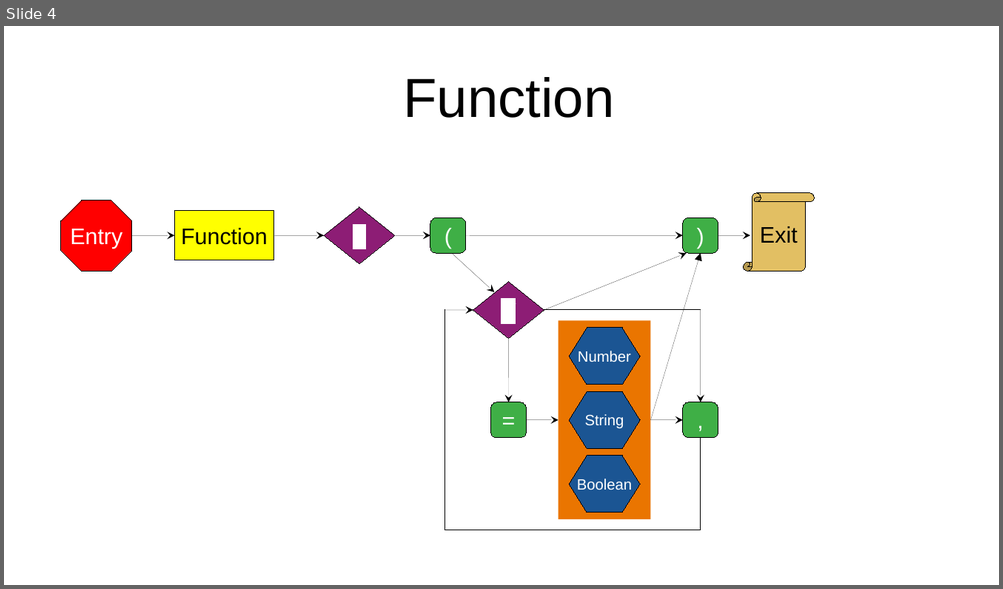
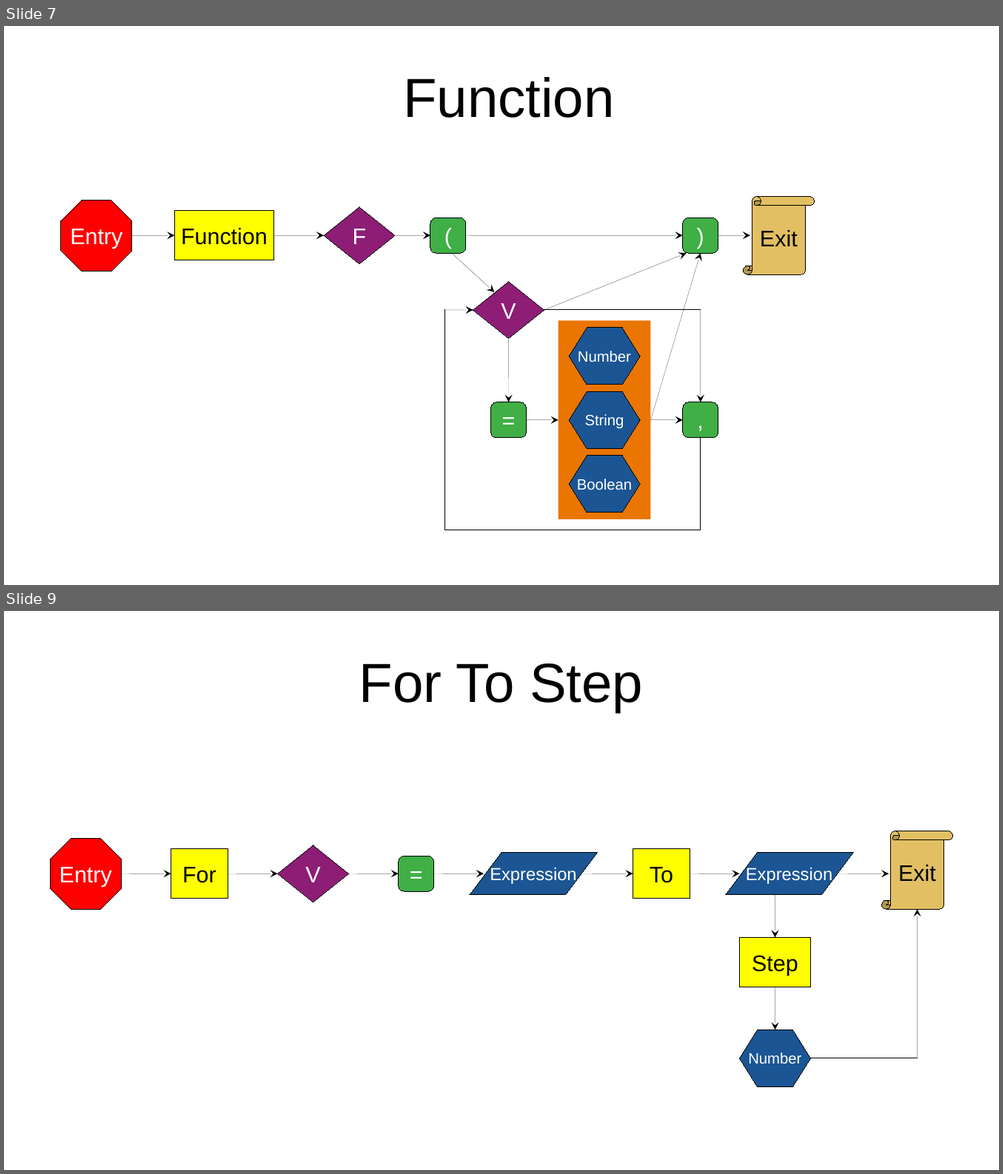
Before and after one commit to SparkFountain/BlitzBasicScript, a slide deck: assets/Grammar.odp. Shown one above the other, each under a label of ours: slide 4 before the commit, slides 7 and 9 after it; the slides between them are not shown. The pictures are 1003x589 and 1003x1174 pixels, drawn with LibreOffice and Linux fonts; fonts in the diff are those of the drawing. Boxes give left, top, right and bottom in pixels: in the first picture for what was removed or moved away, otherwise in the second. Text is boxed around its words. In the diff, an @@ line names an element or a change of style, - is before the commit and + after.

```diff
--- a/assets/Grammar.odp
+++ b/assets/Grammar.odp
@@ slide 9 added at (4, 611, 999, 1170), background #FFFFFF @@
@@ title added at (359, 664, 643, 712), 44 pt, text #000000 @@
+For To Step
@@ vertical scroll added at (881, 832, 953, 910), fill #E2BF63, outline #000000 0 pt, 18 pt, text #000000 @@
+Exit
@@ octagon added at (50, 838, 122, 910), fill #FF0000, outline #000000 0 pt, 18 pt, text #FFFFFF @@
+Entry
@@ rectangle added at (171, 849, 227, 899), fill #FFFF00, outline #000000 0 pt, 18 pt, text #000000 @@
+For
@@ diamond added at (278, 846, 349, 903), fill #8D1D75, outline #000000 0 pt, 18 pt, text #FFFFFF @@
+V
@@ parallelogram added at (469, 853, 597, 895), fill #1B5593, outline #000000 0 pt, 14 pt, text #FFFFFF @@
+Expression
@@ rectangle added at (633, 849, 690, 899), fill #FFFF00, outline #000000 0 pt, 18 pt, text #000000 @@
+To
@@ parallelogram added at (725, 853, 854, 895), fill #1B5593, outline #000000 0 pt, 14 pt, text #FFFFFF @@
+Expression
@@ arrow added from (122, 874) to (171, 874), #000000 0 pt @@
@@ arrow added from (227, 874) to (278, 874), #000000 0 pt @@
@@ arrow added from (349, 874) to (398, 874), #000000 0 pt @@
@@ rounded rectangle added at (398, 857, 434, 891), fill #3FAF46, outline #000000 0 pt, 18 pt, text #FFFFFF @@
+=
@@ arrow added from (434, 874) to (484, 874), #000000 0 pt @@
@@ arrow added from (583, 874) to (633, 874), #000000 0 pt @@
@@ arrow added from (690, 874) to (740, 874), #000000 0 pt @@
@@ arrow added from (839, 874) to (888, 874), #000000 0 pt @@
@@ arrow added from (775, 895) to (775, 937), #000000 0 pt @@
@@ arrow added from (917, 1059) to (917, 910), #000000 0 pt @@
@@ rectangle added at (740, 937, 811, 988), fill #FFFF00, outline #000000 0 pt, 18 pt, text #000000 @@
+Step
@@ arrow added from (775, 988) to (775, 1031), #000000 0 pt @@
@@ hexagon added at (740, 1031, 811, 1088), fill #1B5593, outline #000000 0 pt, 12 pt, text #FFFFFF @@
+Number
@@ line added from (811, 1059) to (917, 1059), #000000 0 pt @@
@@ what was slide 4 is now slide 7 @@
@@ slide 7 changed as well @@
@@ vertical scroll "Exit": place and size @@
-vertical scroll "Exit" at (743, 193, 814, 272)
+vertical scroll "Exit" at (743, 197, 814, 275)
@@ diamond "F" at (324, 207, 395, 264): highlight #FFFFFF to none @@
@@ arrow (651, 420) - (701, 253): arrowheads changed @@
@@ diamond "V" at (473, 281, 545, 338): highlight #FFFFFF to none @@
```
Also in this commit, not shown: 4 other slides changed, 8 other slides added.
